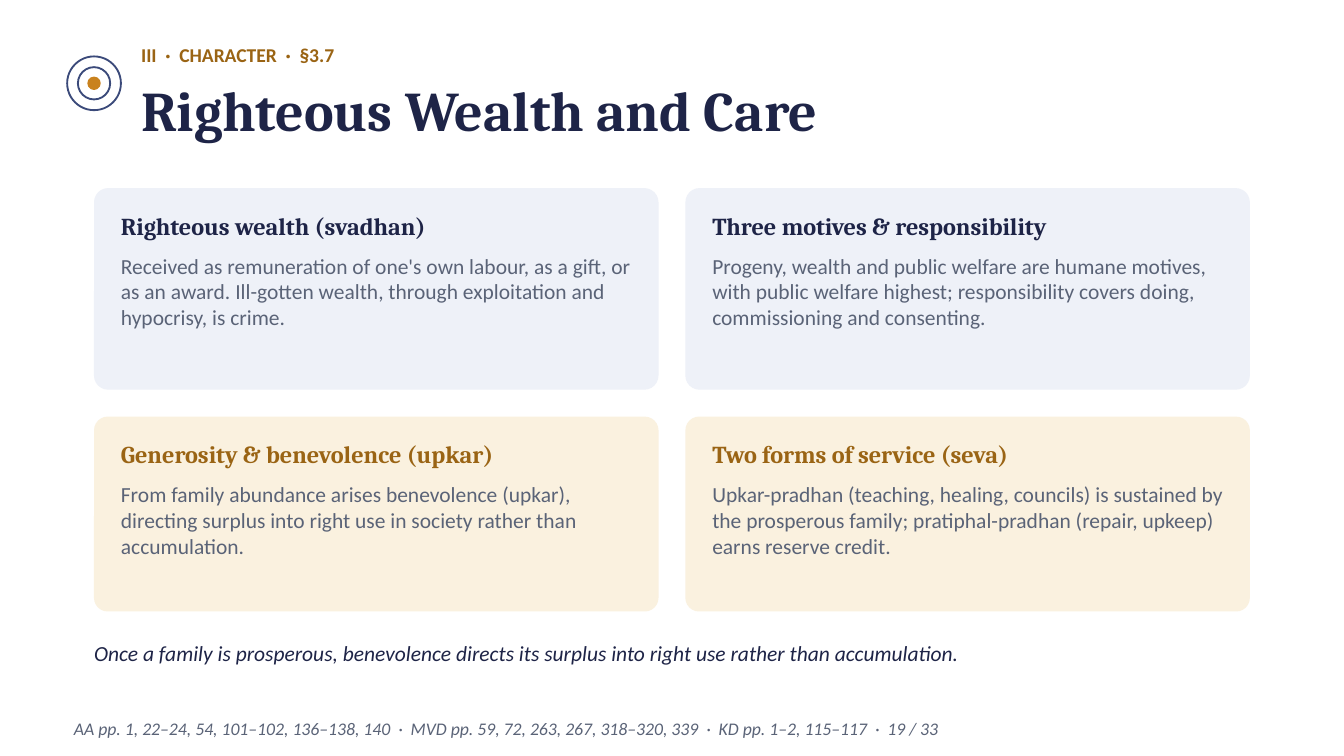
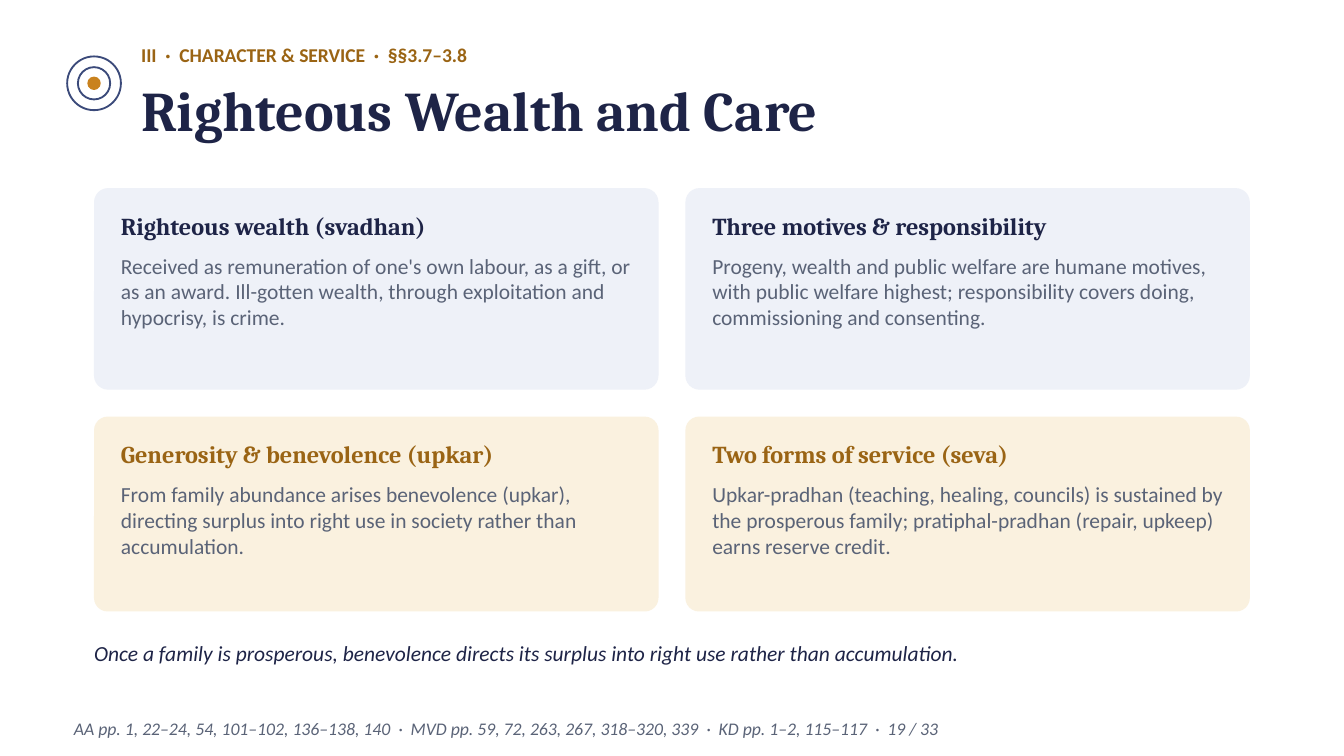
Before and after one commit to raghavamohan/AnalyticMadhyasthDarshan, a slide deck: slide 19 of Studies/Prosperity-Economics-And-Right-Use/Prosperity-Economics-And-Right-Use-Madhyasth-Darshan.pptx. Drawn at 1344x756 pixels with LibreOffice and Linux fonts; fonts in the diff are those of the drawing. Boxes give left, top, right and bottom in pixels: in the first picture for what was removed or moved away, otherwise in the second. Text is boxed around its words. In the diff, an @@ line names an element or a change of style, - is before the commit and + after.

Commit message:
Refine Prosperity Economics services subsection, invention cross-refs, and shram ka vishram

```diff
--- a/Studies/Prosperity-Economics-And-Right-Use/Prosperity-Economics-And-Right-Use-Madhyasth-Darshan.pptx
+++ b/Studies/Prosperity-Economics-And-Right-Use/Prosperity-Economics-And-Right-Use-Madhyasth-Darshan.pptx
@@ text at (141, 48, 467, 63): text changed @@
-III · CHARACTER · §3.7
+III · CHARACTER & SERVICE · §§3.7–3.8
```
Also in this commit, not shown: 6 other slides changed, 14 other files.
